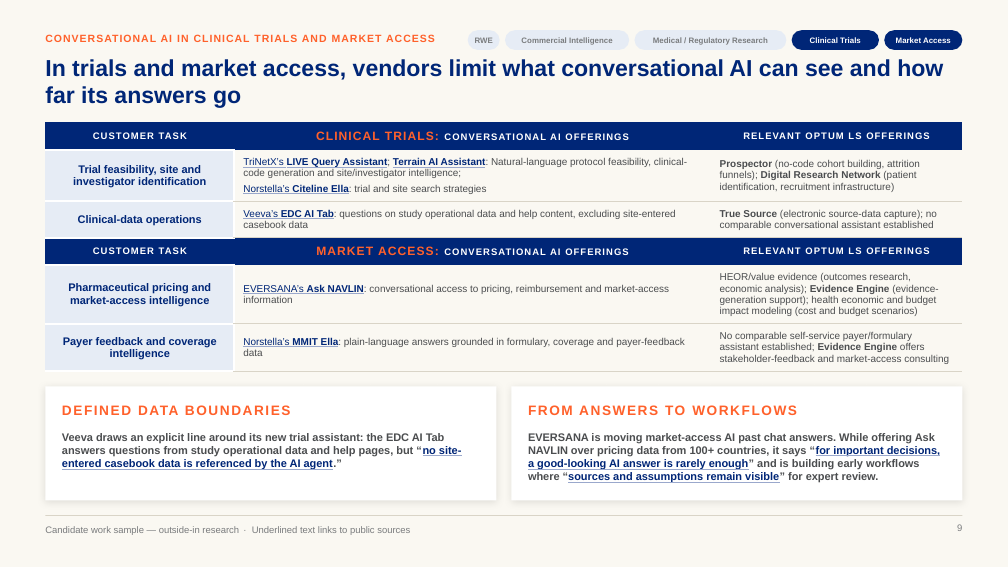
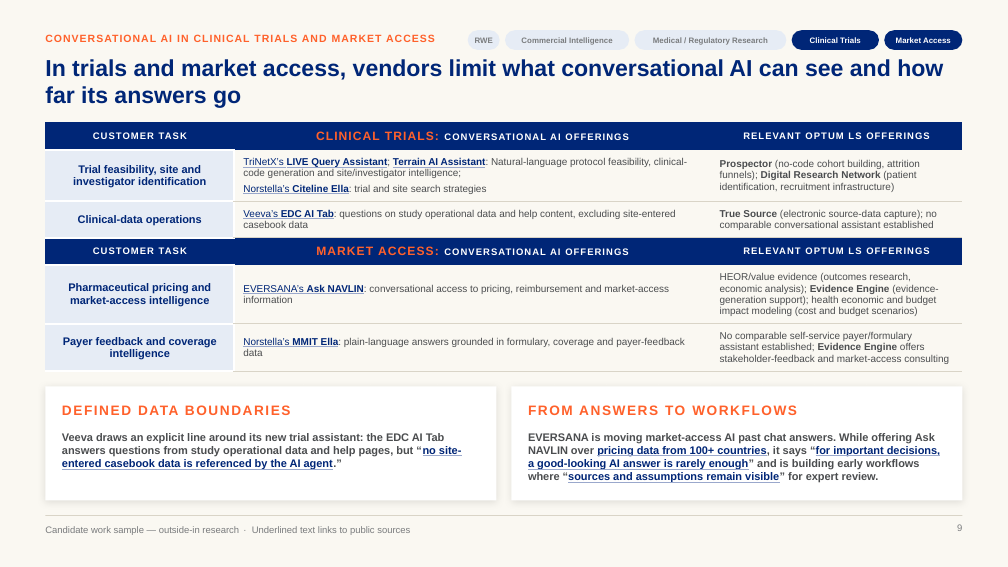
Before and after one commit to marinojt/test, a slide deck: slide 9 of deck/Optum-LS-Conversational-AI-10.16.pptx. Drawn at 1008x567 pixels with LibreOffice and Linux fonts; fonts in the diff are those of the drawing. Boxes give left, top, right and bottom in pixels: in the first picture for what was removed or moved away, otherwise in the second. Text is boxed around its words. In the diff, an @@ line names an element or a change of style, - is before the commit and + after.

```diff
--- a/deck/Optum-LS-Conversational-AI-10.16.pptx
+++ b/deck/Optum-LS-Conversational-AI-10.16.pptx
@@ text "EVERSANA is moving market-access AI ..." at [528, 433, 941, 483]: text colour #4B4D4F to #002677, underline on in "pricing data from 100+ countries," @@
```
Also in this commit, not shown: 2 other slides changed, 4 other files.
